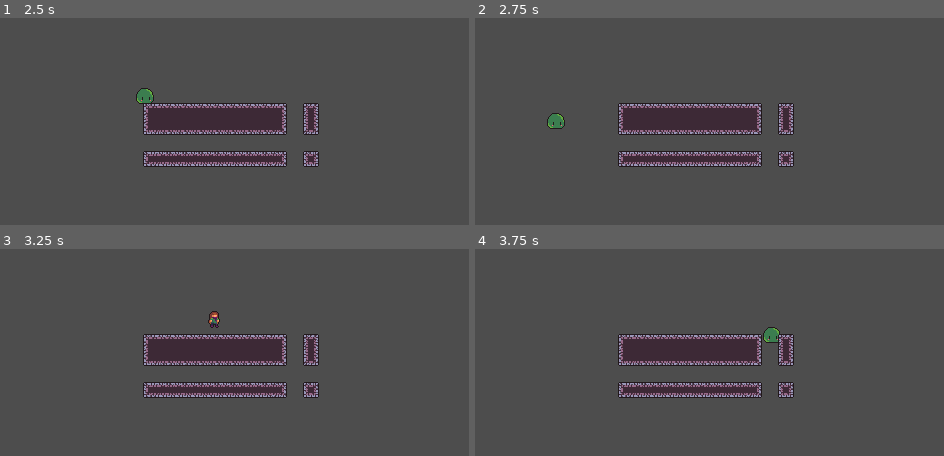
Above: before the commit, frames 1-4 (two rows, left to right).
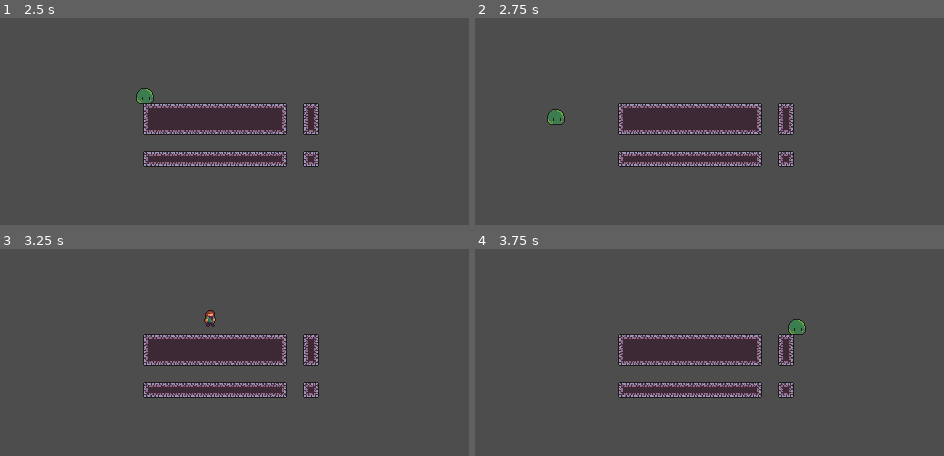
Above: after the commit, the same moments.

Repository: slime-time/slime-world
Game: Godot game, scene res://levels/TestLevel.tscn
The game is run twice, just before and just after one commit, with the same random seed, the same clock (stepped at 60 frames per second) and the same inputs.
Inputs:
- Up to frame 1 (2.5 s): hold V (transform) 0.53-1.28 s; hold Right (move_right) 0.53-2.03 s; tap W (jump) at 0.77, 1.52 s; tap V (transform) at 1.35 s; hold Left (move_left) from 2.03 s (still down); hold V (transform) from 2.03 s (still down)
- Up to frame 2 (2.75 s): keep holding Left (move_left); keep holding V (transform)
- Up to frame 3 (3.25 s): release Left (move_left) at 2.78 s; release V (transform) at 2.78 s; hold Right (move_right) from 2.78 s (still down); tap V (transform) at 2.85 s; tap W (jump) at 3.02 s
- Up to frame 4 (3.75 s): keep holding Right (move_right); hold V (transform) from 3.53 s (still down)

Frame 1 is identical in both runs. In frame 2, 0.2% of the frame differs, in the area x 15-20%, y 43-54%; in frame 3, 0.2%; in frame 4, 0.5%, in the area x 61-71%, y 33-46%.

Commit message:
Added assets / node for slime animations

Diff:
--- a/player/Slime/GreenSlime/GreenSlime.tscn
+++ b/player/Slime/GreenSlime/GreenSlime.tscn
@@ -1,19 +1,61 @@
 [gd_scene format=3 uid="uid://2hfdmccufaiv"]
 
 [ext_resource type="Script" uid="uid://drxkpiyewqrnl" path="res://player/Slime/GreenSlime/GreenSlime.gd" id="1_ttqac"]
-[ext_resource type="Texture2D" uid="uid://8x3cbbvhvuix" path="res://assets/slime/slime-8.png" id="2_ttqac"]
+[ext_resource type="Texture2D" uid="uid://dnk8wtom04aol" path="res://assets/slime/slime-8.png" id="2_ttqac"]
 
 [sub_resource type="RectangleShape2D" id="RectangleShape2D_ttqac"]
-size = Vector2(3.362687, 5.390521)
+size = Vector2(4.483583, 8.395331)
+
+[sub_resource type="Animation" id="Animation_ui4vm"]
+length = 0.001
+tracks/0/type = "value"
+tracks/0/imported = false
+tracks/0/enabled = true
+tracks/0/path = NodePath("Sprite2D:frame")
+tracks/0/interp = 1
+tracks/0/loop_wrap = true
+tracks/0/keys = {
+"times": PackedFloat32Array(0),
+"transitions": PackedFloat32Array(1),
+"update": 1,
+"values": [0]
+}
+
+[sub_resource type="Animation" id="Animation_vablb"]
+resource_name = "idle"
+length = 0.9
+loop_mode = 1
+tracks/0/type = "value"
+tracks/0/imported = false
+tracks/0/enabled = true
+tracks/0/path = NodePath("Sprite2D:frame")
+tracks/0/interp = 1
+tracks/0/loop_wrap = true
+tracks/0/keys = {
+"times": PackedFloat32Array(0, 0.25, 0.5, 0.75),
+"transitions": PackedFloat32Array(1, 1, 1, 1),
+"update": 1,
+"values": [0, 1, 2, 3]
+}
+
+[sub_resource type="AnimationLibrary" id="AnimationLibrary_2wi0r"]
+_data = {
+&"RESET": SubResource("Animation_ui4vm"),
+&"idle": SubResource("Animation_vablb")
+}
 
 [node name="GreenSlime" type="CharacterBody2D" unique_id=1631753294]
 script = ExtResource("1_ttqac")
 
 [node name="CollisionShape2D" type="CollisionShape2D" parent="." unique_id=2046034733]
-position = Vector2(1.7881393e-07, 3.4945986)
+position = Vector2(-5.9604645e-08, 1.0000002)
 scale = Vector2(3.5685744, -1.6675935)
 shape = SubResource("RectangleShape2D_ttqac")
 
 [node name="Sprite2D" type="Sprite2D" parent="." unique_id=509701531]
 texture = ExtResource("2_ttqac")
 offset = Vector2(0, 0.5)
+hframes = 4
+
+[node name="AnimationPlayer" type="AnimationPlayer" parent="." unique_id=1811255284]
+libraries/ = SubResource("AnimationLibrary_2wi0r")
Binary file changed: assets/slime/slime-8.png
Not shown, changed: assets/slime/slime-8.png.import
